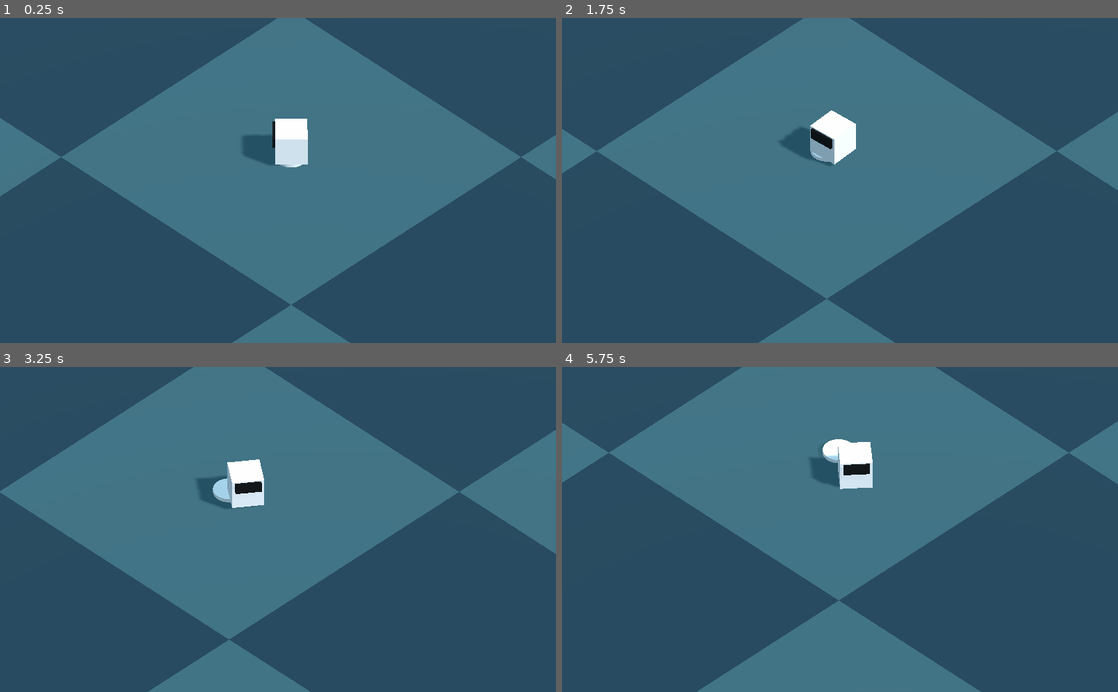
Above: before the commit, frames 1-4 (two rows, left to right).
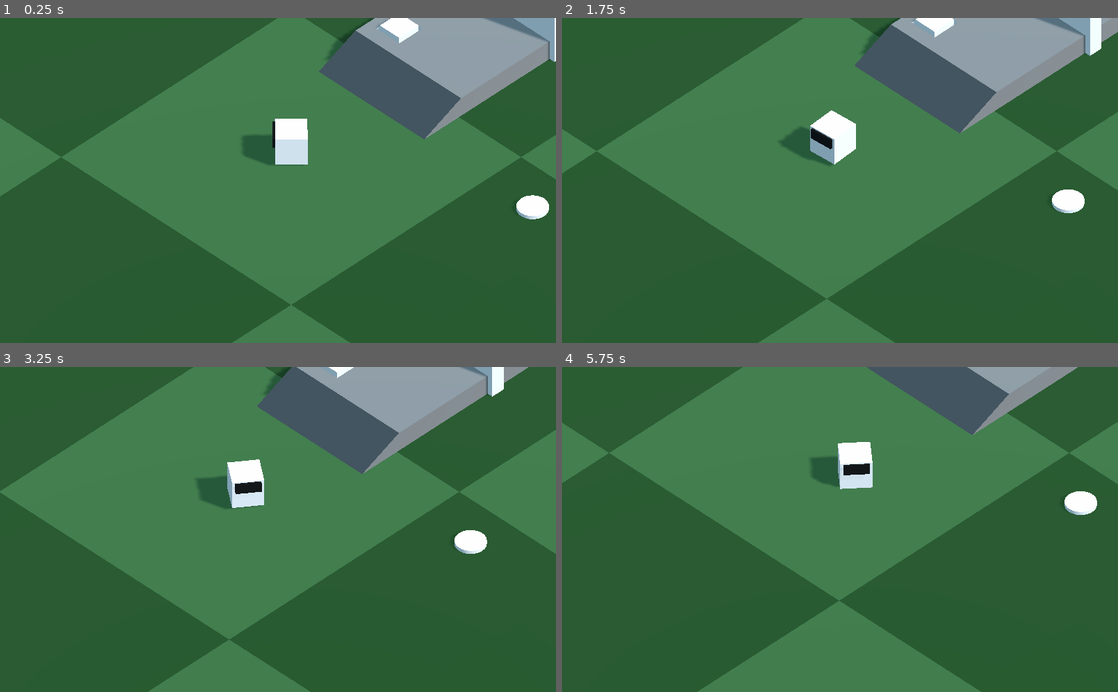
Above: after the commit, the same moments.

Repository: pixelsyntax/coolfriends-pingpong
Game: Godot game, scene res://Scenes/Initial Testscene.tscn
Two runs of this game, one before a commit and one after it. Both use one fixed random seed, a clock stepped at 60 frames per second and the inputs below.
Inputs (mouse positions are in pixels of both pictures, inside the frame that each line leads up to):
- Up to frame 1 (0.25 s): no input
- Up to frame 2 (1.75 s): move the mouse to (962, 164) at 0.52 s; click (962, 164) at 0.67 s; move the mouse to (728, 196) at 1.27 s; click (728, 196) at 1.42 s
- Up to frame 3 (3.25 s): move the mouse to (333, 458) at 2.02 s; click (333, 458) at 2.17 s; move the mouse to (250, 594) at 2.77 s; click (250, 594) at 2.92 s
- Up to frame 4 (5.75 s): move the mouse to (1006, 578) at 3.52 s; click (1006, 578) at 3.67 s; move the mouse to (673, 480) at 4.27 s; click (673, 480) at 4.42 s; move the mouse to (867, 529) at 5.02 s; click (867, 529) at 5.17 s

The runs differ from the first frame. In frame 1, 99% of the frame differs, in the area x 0-100%, y 0-100%; in frame 2, 99%; in frame 3, 99%; in frame 4, 99%.

Commit message:
fix circular reference error
changed teleporter's level export var to a path var

Diff:
--- a/coolfriends-godot/Level_01/Level_01.tscn
+++ b/coolfriends-godot/Level_01/Level_01.tscn
@@ -1,11 +1,10 @@
-[gd_scene load_steps=14 format=2]
+[gd_scene load_steps=13 format=2]
 
 [ext_resource path="res://Scenes/Doorway.gd" type="Script" id=1]
 [ext_resource path="res://Scenes/Button.gd" type="Script" id=2]
 [ext_resource path="res://Materials/Mat_Platform.tres" type="Material" id=3]
 [ext_resource path="res://Scenes/Impossible to collect coin.gd" type="Script" id=4]
 [ext_resource path="res://Scenes/Teleporter.tscn" type="PackedScene" id=5]
-[ext_resource path="res://Level_02/Level_02.tscn" type="PackedScene" id=6]
 
 [sub_resource type="SpatialMaterial" id=1]
 albedo_color = Color( 0.231373, 0.419608, 0.227451, 1 )
@@ -129,6 +128,6 @@
 
 [node name="Teleporter" parent="." instance=ExtResource( 5 )]
 transform = Transform( 1, 0, 0, 0, 1, 0, 0, 0, 1, 7, 0, 14 )
-targetScene = ExtResource( 6 )
+targetSceneName = "res://Level_02/Level_02.tscn"
 [connection signal="button_activated" from="Button" to="Doorway" method="_on_Button_button_activated"]
 [connection signal="button_deactivated" from="Button" to="Doorway" method="_on_Button_button_deactivated"]
--- a/coolfriends-godot/Level_02/Level_02.tscn
+++ b/coolfriends-godot/Level_02/Level_02.tscn
@@ -68,3 +68,4 @@
 
 [node name="Teleporter" parent="." instance=ExtResource( 1 )]
 transform = Transform( 1, 0, 0, 0, 1, 0, 0, 0, 1, 0, 0, 0 )
+targetSceneName = "res://Level_01/Level_01.tscn"
--- a/coolfriends-godot/Scenes/Main.gd
+++ b/coolfriends-godot/Scenes/Main.gd
@@ -9,9 +9,10 @@
 #func _process(delta):
 #	pass
 
-func on_change_level(targetScene):
+func on_change_level(targetSceneName):
 	# https://godotengine.org/qa/24773/how-to-load-and-change-scenes
-	if !targetScene:
+	var targetSceneResource = load(targetSceneName)
+	if !targetSceneResource:
 		print("No target scene specified!")
 		return
 	# Remove the current level
@@ -19,5 +20,5 @@
 	for curLevel in levelParent.get_children():
 		curLevel.queue_free()
 	# Add the next level
-	var next_level = targetScene.instance()
-	add_child(next_level)
+	var targetScene = targetSceneResource.instance()
+	levelParent.add_child(targetScene)
--- a/coolfriends-godot/Scenes/Teleporter.gd
+++ b/coolfriends-godot/Scenes/Teleporter.gd
@@ -1,6 +1,15 @@
 extends Spatial
 
-export(PackedScene) var targetScene
+#export(PackedScene) var targetScene
+export(String, FILE, "*.tscn,*.scn") var targetSceneName setget set_file_path
+
+#https://www.reddit.com/r/godot/comments/9rh5tt/exporting_a_scene_path/
+func set_file_path(p_value):
+	if typeof(p_value) == TYPE_STRING and p_value.get_extension() in ["tscn", "scn"]:
+		var d = Directory.new()
+		if not d.file_exists(p_value):
+			return
+		targetSceneName = p_value
 
 func _ready():
 	$TeleportArea.connect("body_entered", self, "on_body_entered")
@@ -10,4 +19,4 @@
 
 func on_body_entered(body):
 	#print("entering teleporter")
-	$"/root/Main".emit_signal("signal_change_level", targetScene)
+	$"/root/Main".emit_signal("signal_change_level", targetSceneName)
